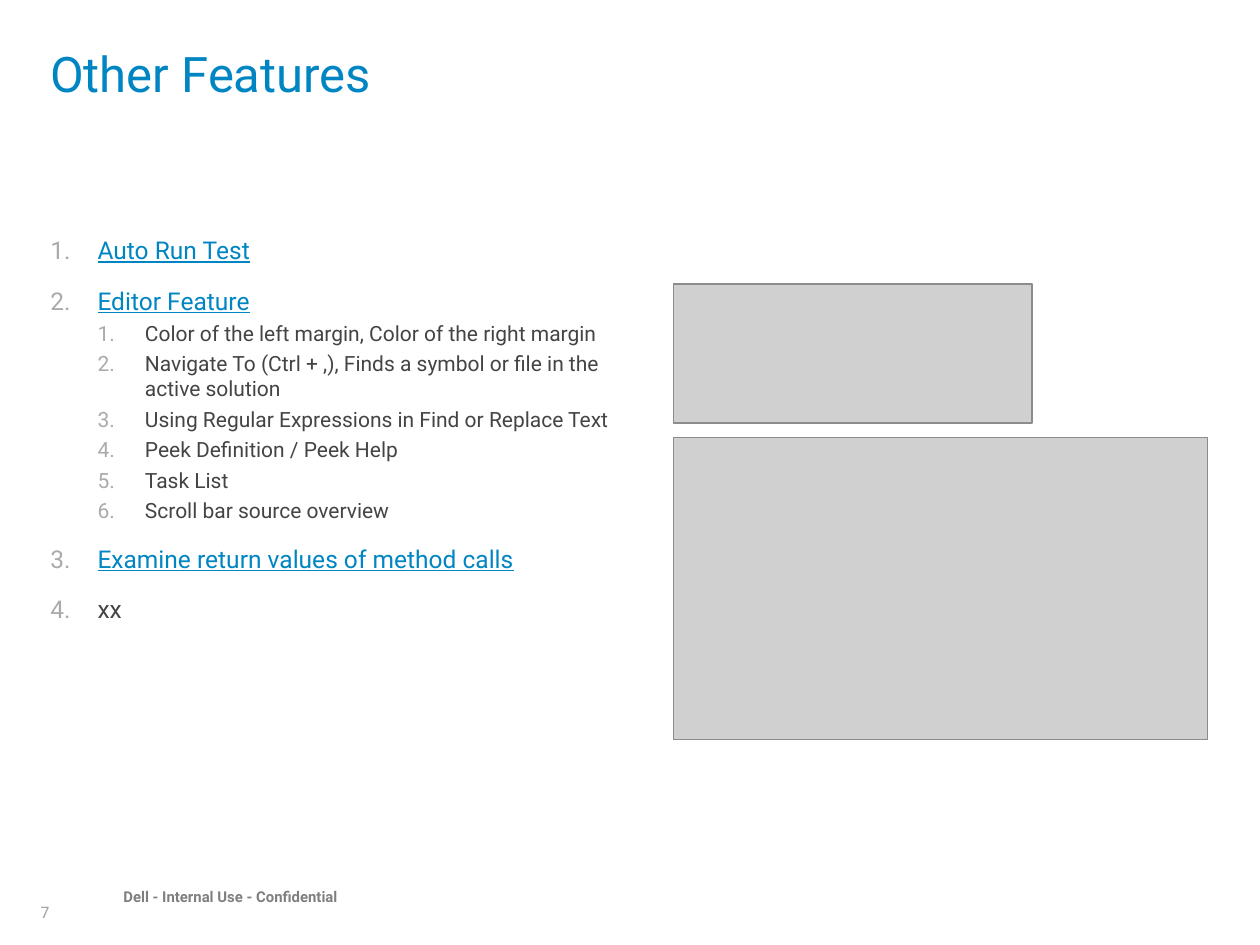
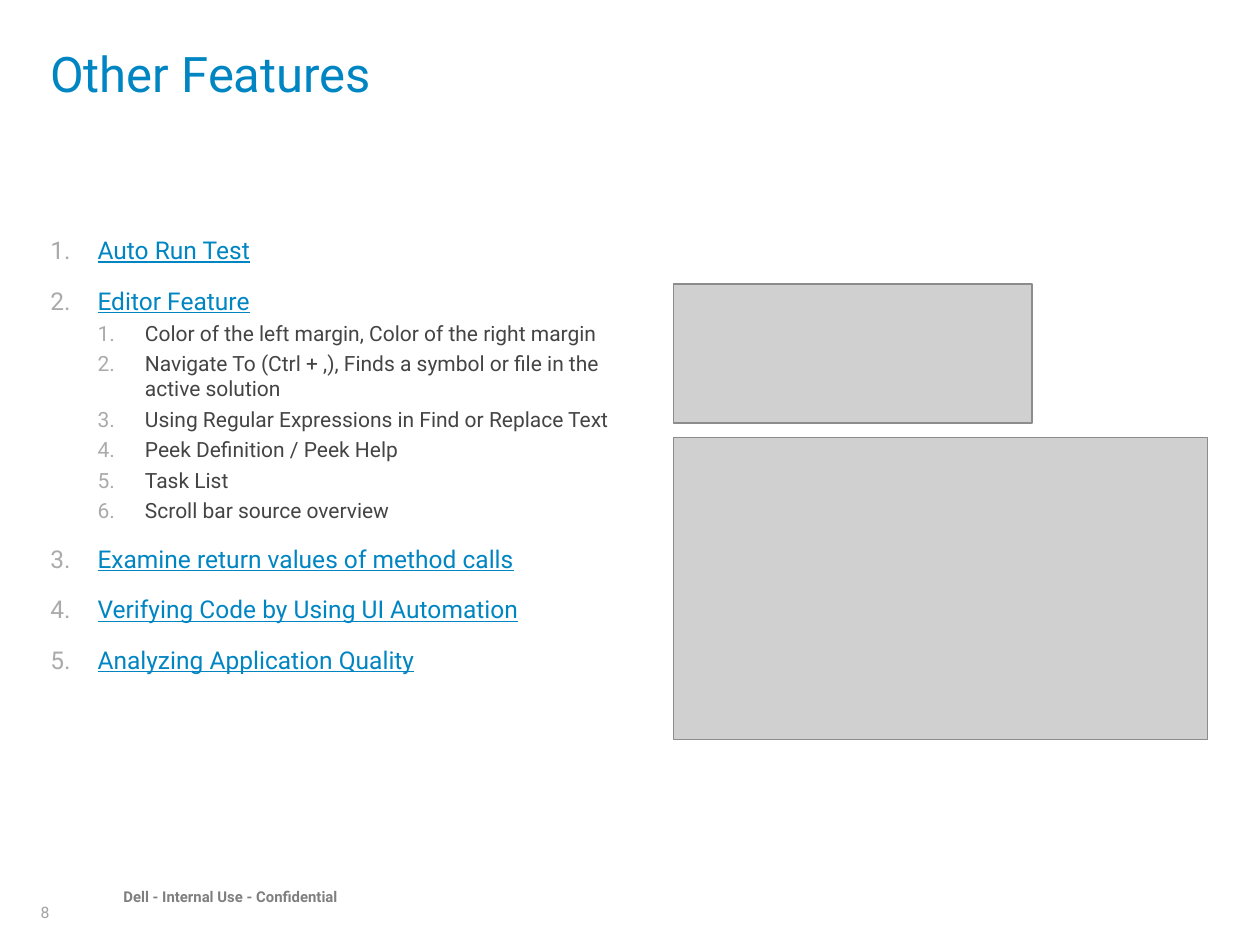
Before and after one commit to RobFeng-Quest/VS2013_NewFeatureDEMO, a slide deck: slide 8 of Document/New Features at VS Ultimate 2013.pptx (slide 7 before the commit). Drawn at 1260x945 pixels with LibreOffice and Linux fonts; fonts in the diff are those of the drawing; grey boxes stand for pictures; background and template pictures are left out. Boxes give left, top, right and bottom in pixels: in the first picture for what was removed or moved away, otherwise in the second. Text is boxed around its words. In the diff, an @@ line names an element or a change of style, - is before the commit and + after.

```diff
--- a/Document/New Features at VS Ultimate 2013.pptx
+++ b/Document/New Features at VS Ultimate 2013.pptx
@@ text at box(98, 599, 518, 675): text changed; text colour #444444 to #0085C3 @@
-4. xx
+4. Verifying Code by Using UI Automation
+5. Analyzing Application Quality
@@ page number at box(41, 907, 50, 918): text changed @@
-7
+8
```
Also in this commit, not shown: 1 slide added, 1 other file.
